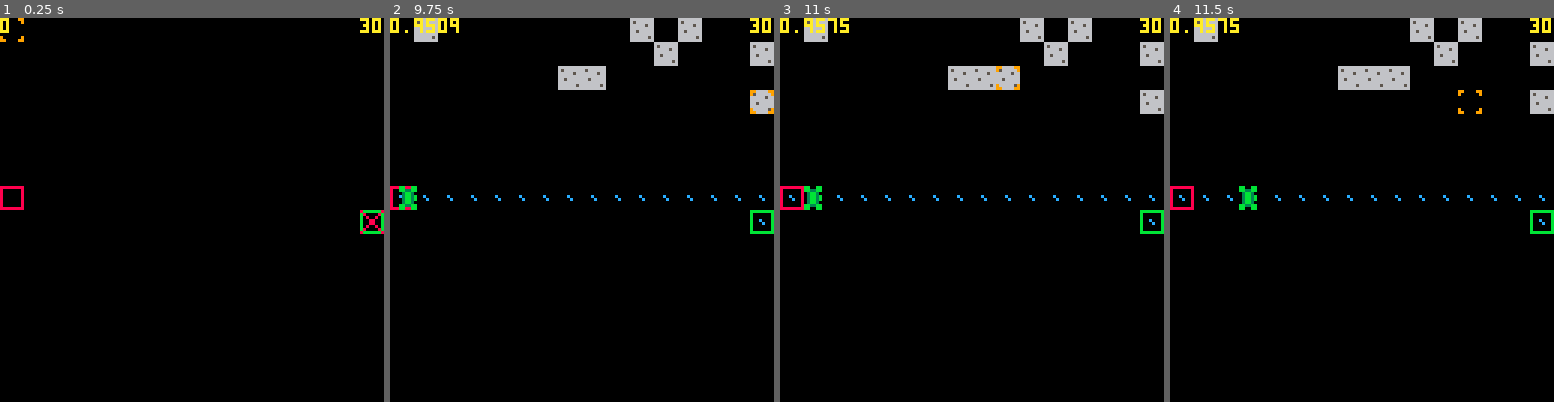
Above: before the commit, frames 1-4 (left to right).
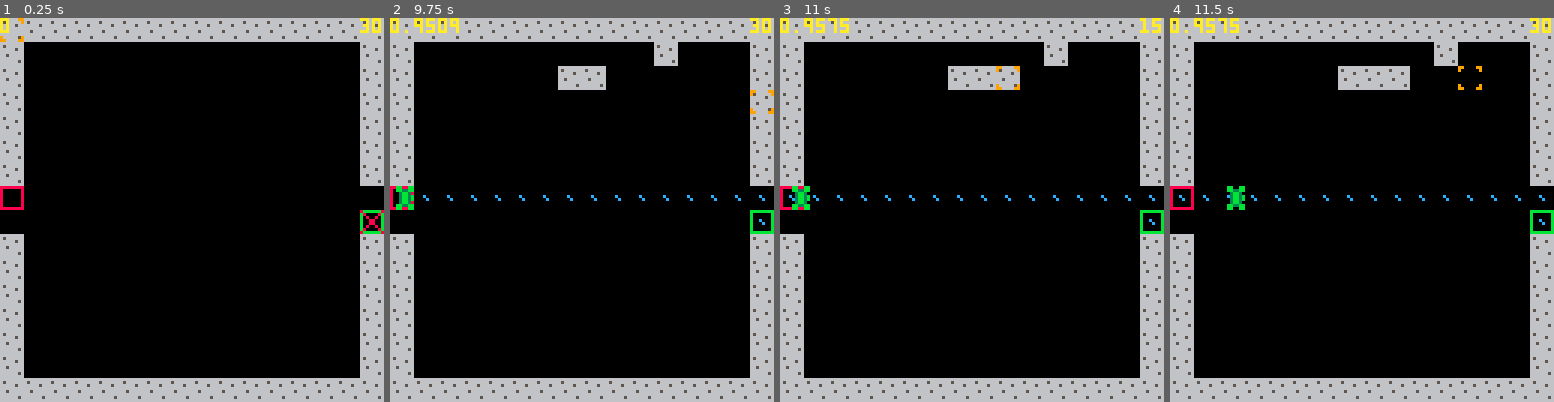
Above: after the commit, the same moments.

Repository: langchr86/pico-bubble-towers
Game: PICO-8 cartridge pico-proto.p8
Same seed, same stepped clock (60 frames per second), same inputs: the game is played once before the commit and once after it.
Inputs:
- Up to frame 1 (0.25 s): no input
- Up to frame 2 (9.75 s): tap X (X key) at 0.33, 1.07, 1.85, 2.97, 4.08, 5.2, 6.32, 7.43, 8.55, 9.67 s; tap O (Z key) at 0.7, 1.7, 2.1, 2.5, 2.9, 3.3, 3.7, 4.1, 4.5, 4.9, 5.3, 5.7, 6.1, 6.5, 6.9, 7.3, 7.7, 8.1, 8.5, 8.9, 9.3, 9.7 s; hold Right 1.6-2.1 s; hold Up 2.15-2.42 s; hold Right 2.47-3.03 s; hold Left 3.08-3.58 s; hold Down 3.63-3.97 s; hold Right 4.02-4.68 s; hold Up 4.73-5.03 s; hold Left 5.08-5.68 s; hold Down 5.73-6.03 s; hold Right 6.08-6.58 s; hold Right 6.63-7.13 s; hold Up 7.18-7.45 s; hold Right 7.5-8.07 s; hold Left 8.12-8.62 s; hold Down 8.67-9 s; hold Right 9.05-9.72 s
- Up to frame 3 (11 s): hold Up 9.77-10.07 s; tap O (Z key) at 10.1, 10.5, 10.9 s; hold Left 10.12-10.72 s; hold Down from 10.77 s (still down); tap X (X key) at 10.78 s
- Up to frame 4 (11.5 s): release Down at 11.07 s; hold Right from 11.12 s (still down); tap O (Z key) at 11.3 s

The runs differ from the first frame. In frame 1, 22% of the frame differs, in the area x 0-100%, y 0-100%; in frame 2, 20%; in frame 3, 20%; in frame 4, 20%.

Commit message:
print map

Diff:
--- a/pico-proto.lua
+++ b/pico-proto.lua
@@ -150,6 +150,7 @@
 
 function _draw()
   cls()
+  map()
 
   for value in all(object_map) do
     spr(1, value.x * field_width, value.y * field_height)
